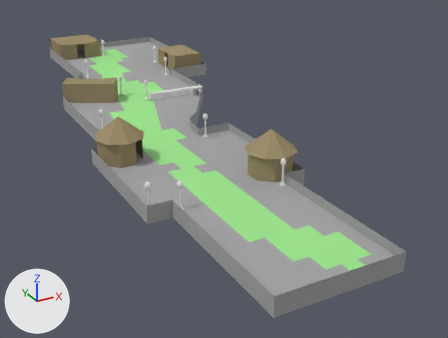
Before and after pictures for a commit that changed the Blender file Colour Shooter PlaceholderName/Assets/3D Models/QuickHourModel.blend.
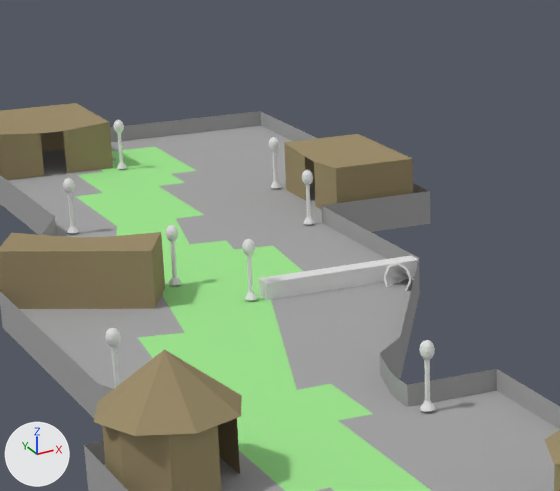
The first picture shows the older version from a 50 mm lens placed at (-59.9, -78.4, 60.5), pointed at (21.6, 69.8, -13.6). The close-ups show both versions on the part from 14% to 56% of the width and 0% to 48% of the height of that picture; other places that the commit changed are outside them. Every picture has the same lights, and +X, +Y and +Z are marked at lower left.
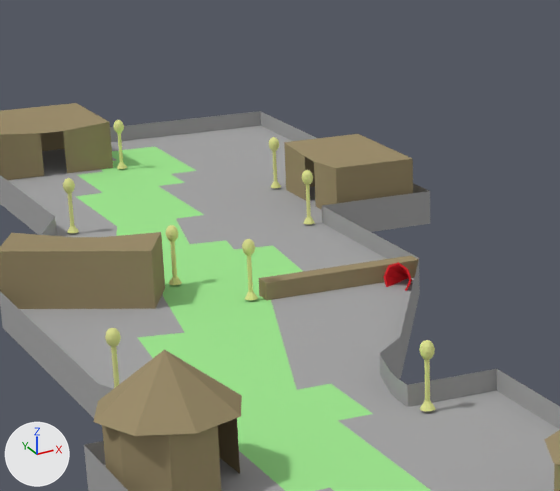
The change, as a list of edits to the scene's bpy script:
```text
Add mat_material_002:
    mat_material_002 = diffuse_material('Material.002')
    mat_material_002.base_color = (0.8, 0.0241, 0.034)  # red #e72b34
Add mat_material_003:
    mat_material_003 = diffuse_material('Material.003')
    mat_material_003.base_color = (0.775, 0.8, 0.31)  # beige #e4e797
Change me_cylinder_016:
    where me_cylinder_016.from_pydata(...)  # 66 vertices, 98 faces; spans x 40.15..41.62, y -1.01..0.46, z -0.07..6.43
    add me_cylinder_016.materials.append(mat_material_003)  # beige #e4e797
Change me_cylinder_015:
    where me_cylinder_015.from_pydata(...)  # 66 vertices, 98 faces; spans x 40.15..41.62, y -1.01..0.46, z -0.07..6.43
    add me_cylinder_015.materials.append(mat_material_003)  # beige #e4e797
Change me_cylinder_014:
    where me_cylinder_014.from_pydata(...)  # 66 vertices, 98 faces; spans x 40.15..41.62, y -1.01..0.46, z -0.07..6.43
    add me_cylinder_014.materials.append(mat_material_003)  # beige #e4e797
Change me_cylinder_013:
    where me_cylinder_013.from_pydata(...)  # 66 vertices, 98 faces; spans x 40.15..41.62, y -1.01..0.46, z -0.07..6.43
    add me_cylinder_013.materials.append(mat_material_003)  # beige #e4e797
Change me_cylinder_012:
    where me_cylinder_012.from_pydata(...)  # 66 vertices, 98 faces; spans x 40.15..41.62, y -1.01..0.46, z -0.07..6.43
    add me_cylinder_012.materials.append(mat_material_003)  # beige #e4e797
Change me_cylinder_011:
    where me_cylinder_011.from_pydata(...)  # 66 vertices, 98 faces; spans x 40.15..41.62, y -1.01..0.46, z -0.07..6.43
    add me_cylinder_011.materials.append(mat_material_003)  # beige #e4e797
Change me_cylinder_010:
    where me_cylinder_010.from_pydata(...)  # 66 vertices, 98 faces; spans x 40.15..41.62, y -1.01..0.46, z -0.07..6.43
    add me_cylinder_010.materials.append(mat_material_003)  # beige #e4e797
Change me_cylinder_009:
    where me_cylinder_009.from_pydata(...)  # 66 vertices, 98 faces; spans x 40.15..41.62, y -1.01..0.46, z -0.07..6.43
    add me_cylinder_009.materials.append(mat_material_003)  # beige #e4e797
Change me_cylinder_008:
    where me_cylinder_008.from_pydata(...)  # 32 vertices, 26 faces; spans x -1.6..1.6, y -1.6..1.6, z -2.68..1.0
    add me_cylinder_008.materials.append(mat_material_002)  # red #e72b34
Change me_cube_005:
    where me_cube_005.from_pydata(...)  # 8 vertices, 6 faces; spans x -1.0..1.0, y -1.0..1.0, z -1.0..1.0
    add me_cube_005.materials.append(mat_material_007)  # brown #9e8f6e
```

Pixel boxes [x1, y1, x2, y2] of what changed, in the close-ups (560 x 491 px):
'Cube.004', recoloured (grey to brown): [259, 255, 419, 300] in both
'Cylinder.005', recoloured (grey to beige): [419, 340, 435, 412] in both
'Cylinder.006', recoloured (grey to red): [383, 262, 412, 291] in both
'Cylinder.007', recoloured: [105, 328, 121, 388] in both
'Cylinder.008', recoloured: [242, 239, 258, 300] in both
'Cylinder.009', recoloured: [166, 225, 182, 285] in both
'Cylinder.011', recoloured (grey to beige): [63, 178, 79, 233] in both
'Cylinder.010', recoloured (grey to beige): [302, 170, 315, 224] in both
'Cylinder.012', recoloured: [269, 137, 281, 188] in both
'Cylinder.013', recoloured: [113, 120, 127, 169] in both
